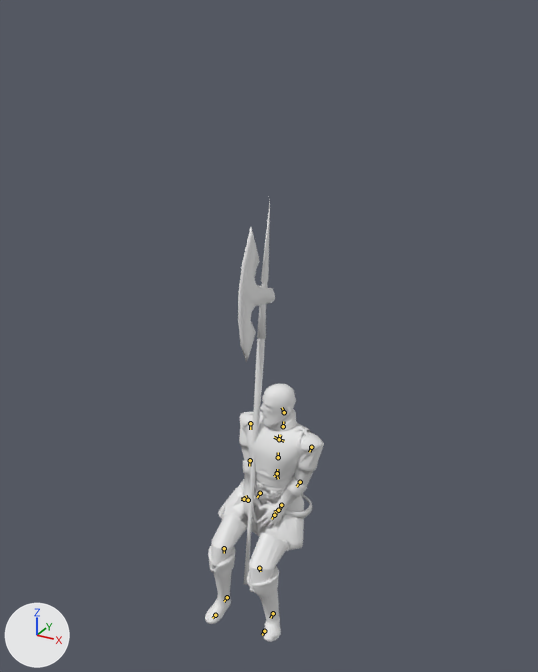
The Blender file assets-src/rooms/tavern/creature-clips/Defender.blend as it was, and as the next commit left it.
The view is the same before and after, from a 50 mm lens placed at (0.865, -1.61, 1.652), pointed at (-0.077, 0.103, 0.796). The axes (+X, +Y, +Z) are drawn at lower left. The lights are the same throughout. The older version comes first. Both versions are drawn at frame 8 of the action 'SitSlap'; the numbers are the values there. The bones that bend it are drawn over the model as lines.

Names of what the first picture shows: 'DefenderSourceMesh'.
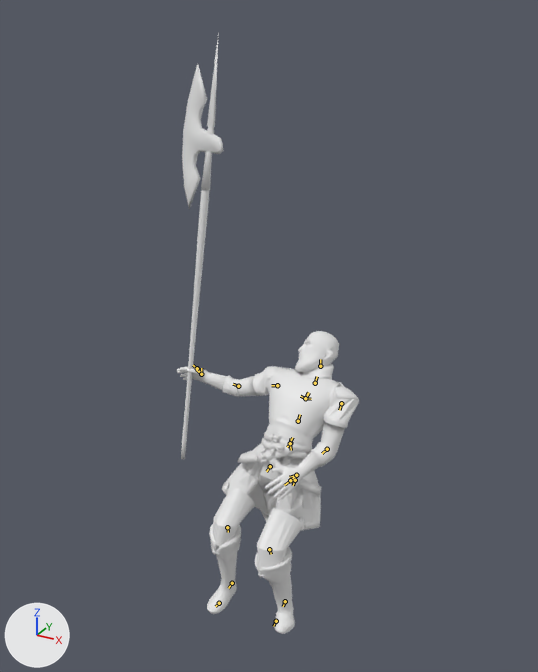
The change in detail:
Bone 'Hips' (bone_hips) moves from (0.0, -0.197, -0.007) to (0.0, -0.146, -0.093).
Bone 'Hips' (bone_hips) is rescaled from (0.85, 0.85, 0.85) to (1.0, 1.0, 1.0).
Bone 'LeftUpLeg' (bone_leftupleg) turns from (63, 3, 14) to (66, 1, 15) degrees about its own x, y and z.
Bone 'LeftLeg' (bone_leftleg) turns from (-59, -14, -37) to (-63, -17, -39) degrees about its own x, y and z.
Bone 'RightUpLeg' (bone_rightupleg) turns from (67, -6, 19) to (71, -5, 18) degrees about its own x, y and z.
Bone 'RightLeg' (bone_rightleg) turns from (-68, 3, 17) to (-73, 5, 18) degrees about its own x, y and z.
Bone 'LowerBack' (bone_lowerback) turns from (5, 0, 4) to (-30, -2, 8) degrees about its own x, y and z.
Bone 'Spine1' (bone_spine1) turns from (-11, 0, 0) to (-10, -7, 0) degrees about its own x, y and z.
Bone 'Head' (bone_head) turns from (14, -11, -3) to (7, -10, 3) degrees about its own x, y and z.
Bone 'LeftArm' (bone_leftarm) turns from (8, 61, -95) to (-3, 56, -94) degrees about its own x, y and z.
Bone 'LeftForeArm' (bone_leftforearm) turns from (22, 12, 22) to (31, -5, 17) degrees about its own x, y and z.
Bone 'RightArm' (bone_rightarm) turns from (18, -73, 90) to (29, -65, 0) degrees about its own x, y and z.
Bone 'RightForeArm' (bone_rightforearm) turns from (11, -1, -15) to (-32, 68, -46) degrees about its own x, y and z.
Bone 'RightHand' (bone_righthand) turns from (-6, 68, -152) to (21, 35, -62) degrees about its own x, y and z.

Where the change shows, as pixel boxes [x1, y1, x2, y2] in the pictures (538 x 672 px):
'DefenderSourceMesh', posed (52% wider, 35% taller)
    before: [205, 201, 324, 642]
    after: [177, 39, 359, 634]
bone 'Hips', root to tip
    before: (277, 473) to (277, 469)
    after: (290, 443) to (291, 438)
bone 'LeftUpLeg', root to tip
    before: (281, 505) to (279, 510)
    after: (295, 480) to (293, 485)
bone 'LeftLeg', root to tip
    before: (259, 568) to (260, 571)
    after: (269, 549) to (271, 554)
bone 'RightUpLeg', root to tip
    before: (260, 493) to (257, 497)
    after: (270, 466) to (266, 471)
bone 'RightLeg', root to tip
    before: (224, 548) to (224, 553)
    after: (227, 527) to (228, 532)
bone 'LowerBack', root to tip
    before: (277, 473) to (277, 469)
    after: (290, 443) to (292, 437)
bone 'Spine1', root to tip
    before: (279, 439) to (279, 434)
    after: (305, 398) to (308, 392)
bone 'Head', root to tip
    before: (284, 412) to (282, 407)
    after: (320, 366) to (320, 359)
bone 'LeftArm', root to tip
    before: (311, 447) to (309, 452)
    after: (341, 403) to (339, 410)
bone 'LeftForeArm', root to tip
    before: (300, 482) to (296, 486)
    after: (327, 449) to (322, 453)
bone 'RightArm', root to tip
    before: (250, 423) to (250, 429)
    after: (277, 385) to (271, 385)
bone 'RightForeArm', root to tip
    before: (250, 460) to (249, 466)
    after: (238, 386) to (233, 384)
bone 'RightHand', root to tip
    before: (248, 500) to (245, 495)
    after: (201, 374) to (201, 368)
